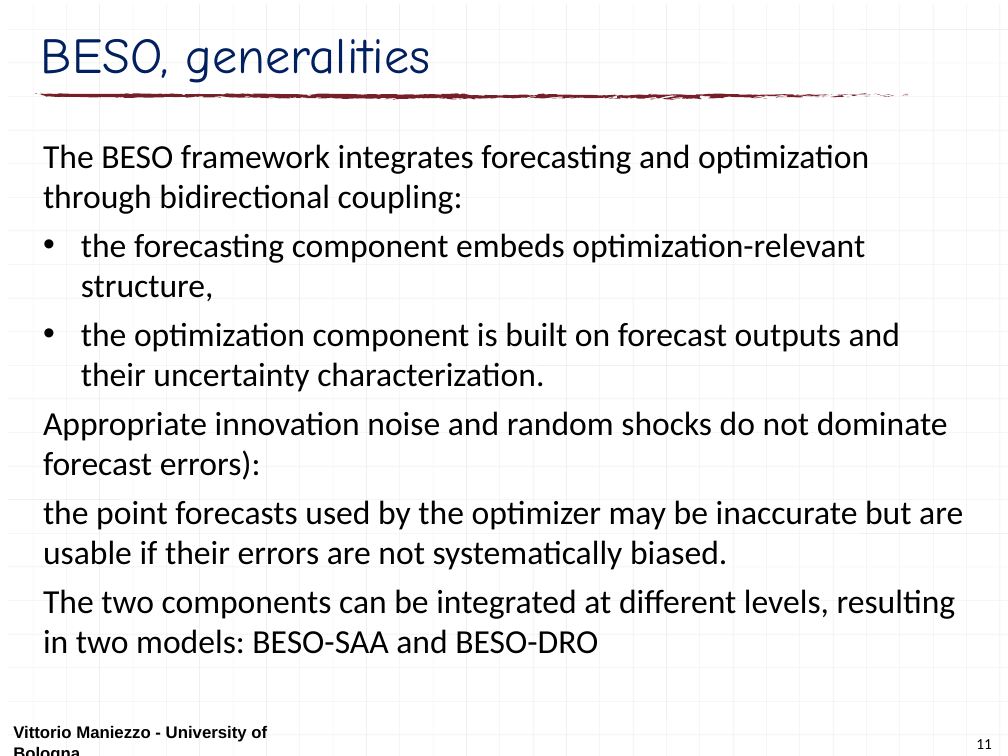
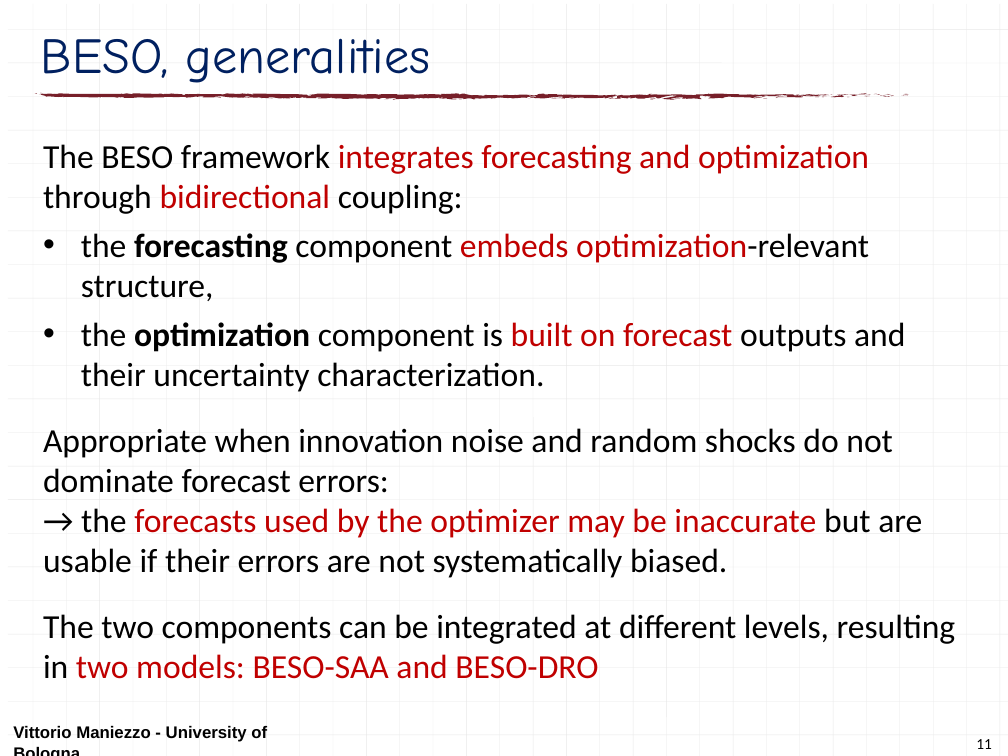
Before and after one commit to maniezzo/GDOforecast, a slide deck: slide 11 of doc/Schedulingseminar/schedulingSeminarXdock.pptx. Drawn at 1008x756 pixels with LibreOffice and Linux fonts; fonts in the diff are those of the drawing. Boxes give left, top, right and bottom in pixels: in the first picture for what was removed or moved away, otherwise in the second. Text is boxed around its words. In the diff, an @@ line names an element or a change of style, - is before the commit and + after.

```diff
--- a/doc/Schedulingseminar/schedulingSeminarXdock.pptx
+++ b/doc/Schedulingseminar/schedulingSeminarXdock.pptx
@@ text at (43,144,956,679): text colour #000000 to #C00000 in "integrates forecasting and optimization bidirectional", "embeds optimization-relevant", "built on forecast", "two models: BESO-SAA and BESO-DRO"; bold on in "forecasting", "optimization"; more space between paragraphs @@
@@ text at (43,428,922,578): text changed @@
-Appropriate innovation noise and random shocks do not dominate forecast errors):
-the point forecasts used by the optimizer may be inaccurate but are usable if their errors are not systematically biased.
+Appropriate when innovation noise and random shocks do not dominate forecast errors:
+→ the forecasts used by the optimizer may be inaccurate but are usable if their errors are not systematically biased.
```
Also in this commit, not shown: 14 other slides changed, 2 slides removed, 1 other file.
